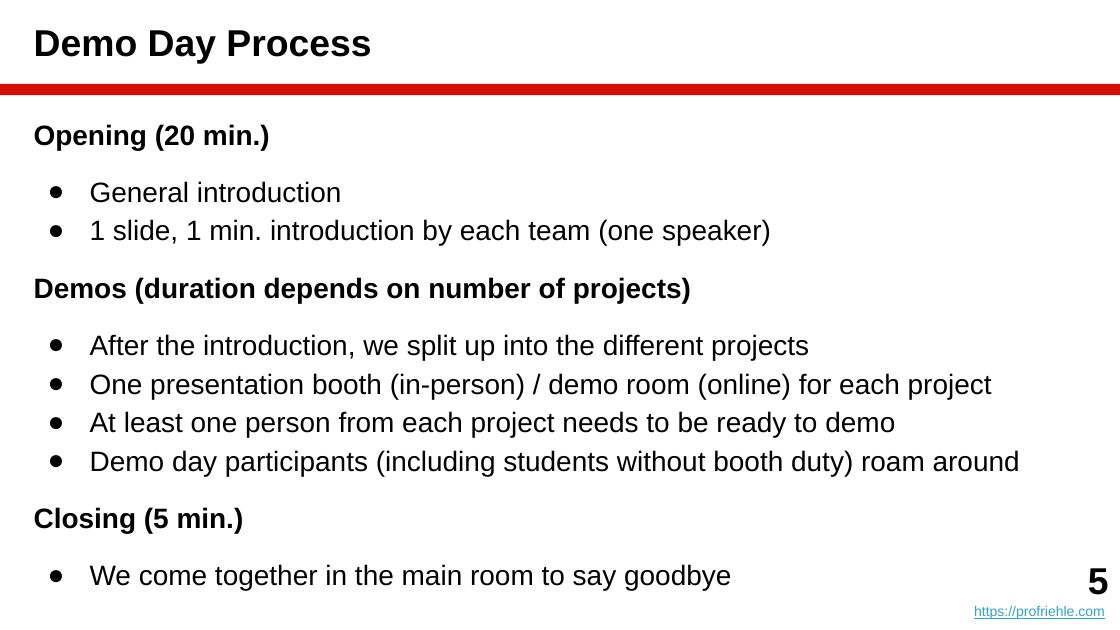
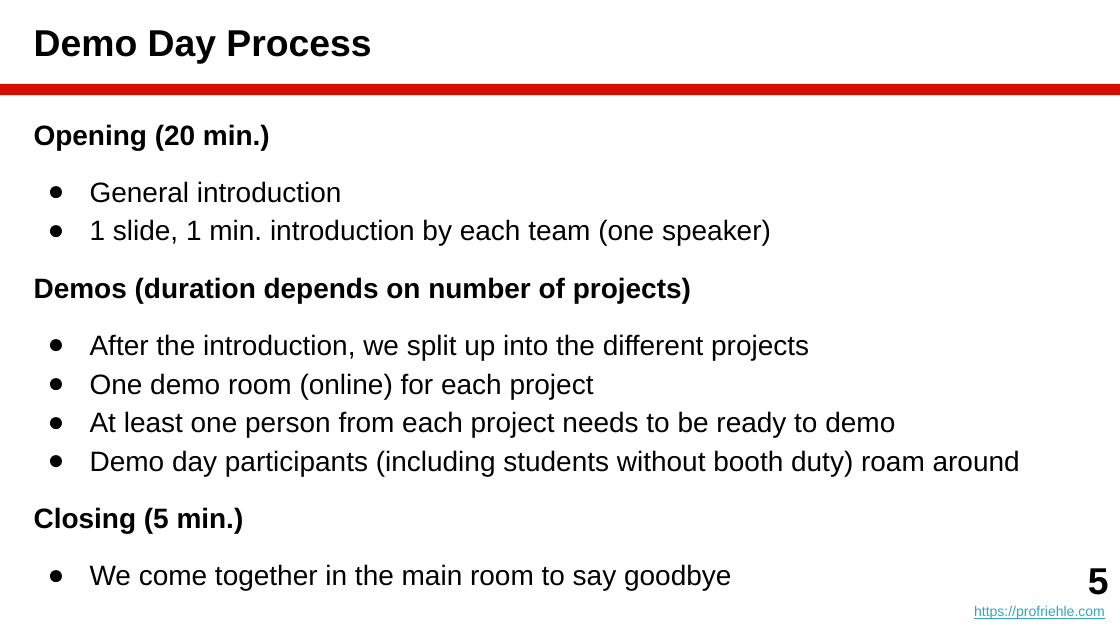
Before and after one commit to dirkriehle/amos-course, a slide deck: slide 5 of Lecture slides/AMOS B07 - Demo Day Preparation.pptx. Drawn at 1120x630 pixels with LibreOffice and Linux fonts; fonts in the diff are those of the drawing. Boxes give left, top, right and bottom in pixels: in the first picture for what was removed or moved away, otherwise in the second. Text is boxed around its words. In the diff, an @@ line names an element or a change of style, - is before the commit and + after.

```diff
--- a/Lecture slides/AMOS B07 - Demo Day Preparation.pptx
+++ b/Lecture slides/AMOS B07 - Demo Day Preparation.pptx
@@ text at [90, 373, 594, 399]: text changed @@
-● One presentation booth (in-person) / demo room (online) for each project
+● One demo room (online) for each project
```
Also in this commit, not shown: 2 other slides changed, 2 slides added, 1 slide removed, 14 other files.
